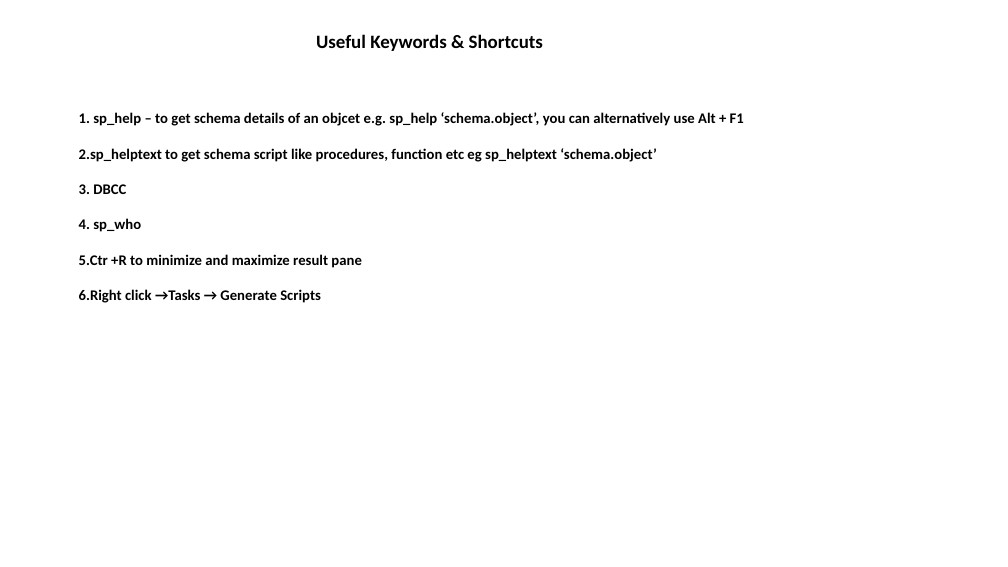
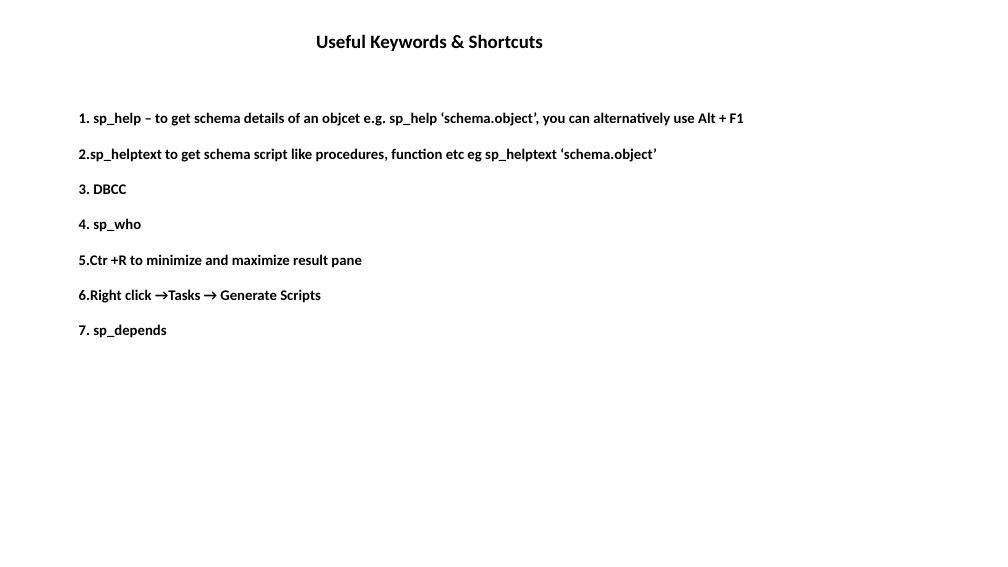
Before and after one commit to NareshESSPL/ESSPL_SqlTraining_AMS, a slide deck: slide 43 of DBMS.pptx (slide 29 before the commit). Drawn at 1008x567 pixels with LibreOffice and Linux fonts; fonts in the diff are those of the drawing. Boxes give left, top, right and bottom in pixels: in the first picture for what was removed or moved away, otherwise in the second. Text is boxed around its words. In the diff, an @@ line names an element or a change of style, - is before the commit and + after.

```diff
--- a/DBMS.pptx
+++ b/DBMS.pptx
@@ text at [79, 324, 166, 338]: paragraph added @@
+7. sp_depends
```
Also in this commit, not shown: 3 other slides changed, 15 slides added, 1 slide removed, 28 other files.
